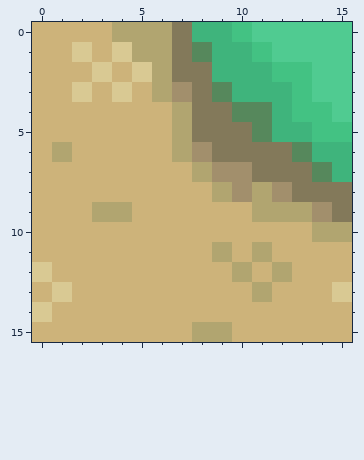
Pixel-art sprite, stored at res/tiles/sand.corner3.png. The first picture shows the starting point.
The file is 16x16 pixels. Colours within 5 levels of each other are drawn and written as one.
The result:
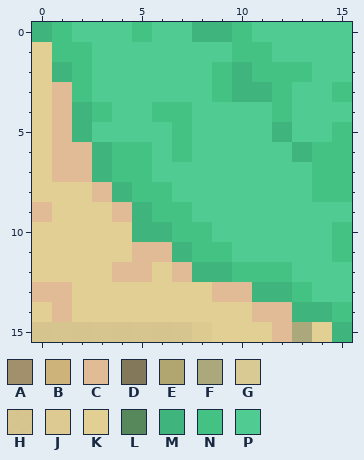
Palette (. is transparent): A #a28f6c  B #cdb37a  C #e0bb96  D #83795a  E #b1a570  F #aba87c  G #d9c993  H #e2cf94ec  J #e2cf94f6  K #e2cf94  L #56885c  M #3fb47c  N #43c283  P #50cb91
Change:
@@ x 0..15 @@
- 0 BBBBEEEDMMNPPPPP
- 1 BBGBGEEDLMMNPPPP
- 2 BBBGBGEDDMMMNNPP
- 3 BBGBGBEADLMMMNPP
- 4 BBBBBBBEDDLLMNNP
- 5 BBBBBBBEDDDLMMNN
- 6 BEBBBBBEADDDDLMM
- 7 BBBBBBBBEAADDDLM
- 8 BBBBBBBBBEAEADDD
- 9 BBBEEBBBBBBEEEAD
-10 BBBBBBBBBBBBBBEE
-11 BBBBBBBBBEBEBBBB
-12 GBBBBBBBBBEBEBBB
-13 BGBBBBBBBBBEBBBG
-14 GBBBBBBBBBBBBBBB
-15 BBBBBBBBEEBBBBBB
+ 0 MNPPPNPPMMNPPPPP
+ 1 KNNPPPPPPPNNPPPP
+ 2 KMNPPPPPPNMNNNPP
+ 3 KCNPPPPPPNMMNPPN
+ 4 KCMNPPNNPPPPNPPP
+ 5 KCMPPPPNPPPPMPPN
+ 6 KCCMNNPNPPPPPMNN
+ 7 KCCMNNPPPPPPPPNN
+ 8 KKKCMNNPPPPPPPNN
+ 9 CKKKCMNNPPPPPPPP
+10 KKKKKMMNNPPPPPPN
+11 KKKKKCCMNNPPPPPN
+12 KKKKCCKCMMNNNPPP
+13 CCKKKKKKKCCMMNPP
+14 KCKKKKKKKKKCCMMN
+15 HHHHHHHHJKKKCFKM
Changed places in both pictures, as pixel boxes (x1, y1, x2, y2):
changed: (32, 22, 352, 342)
